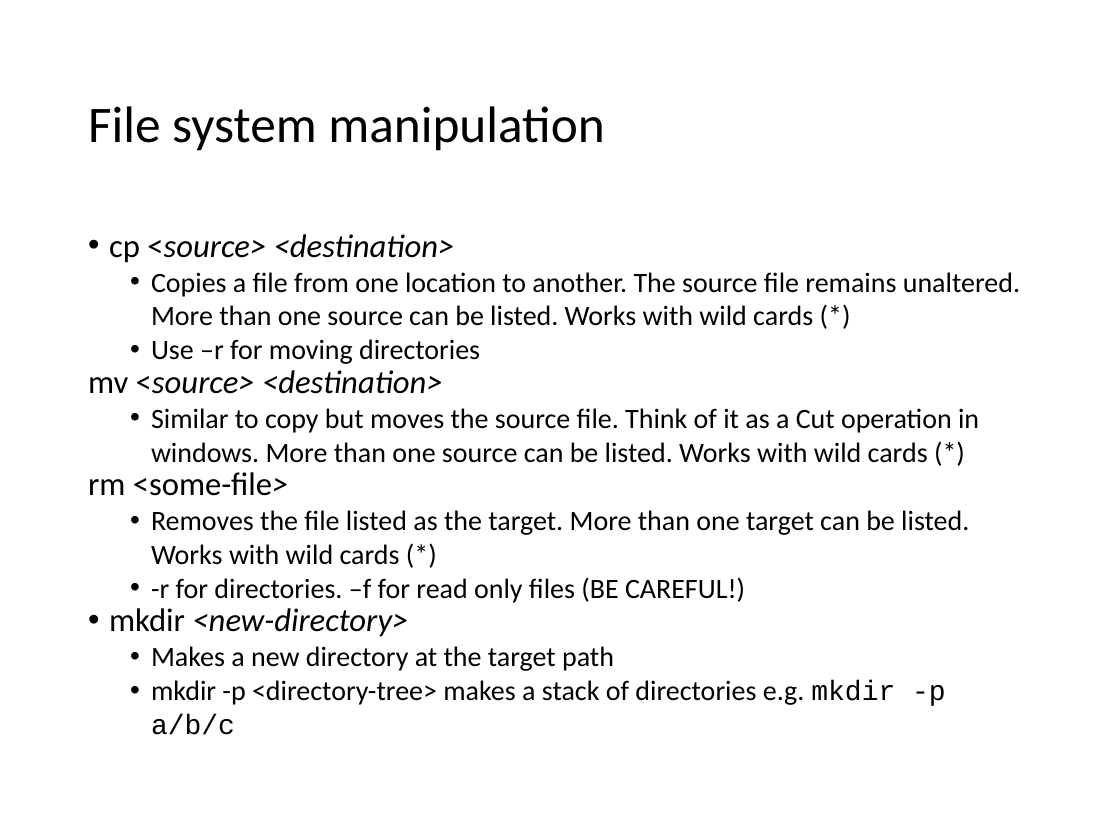
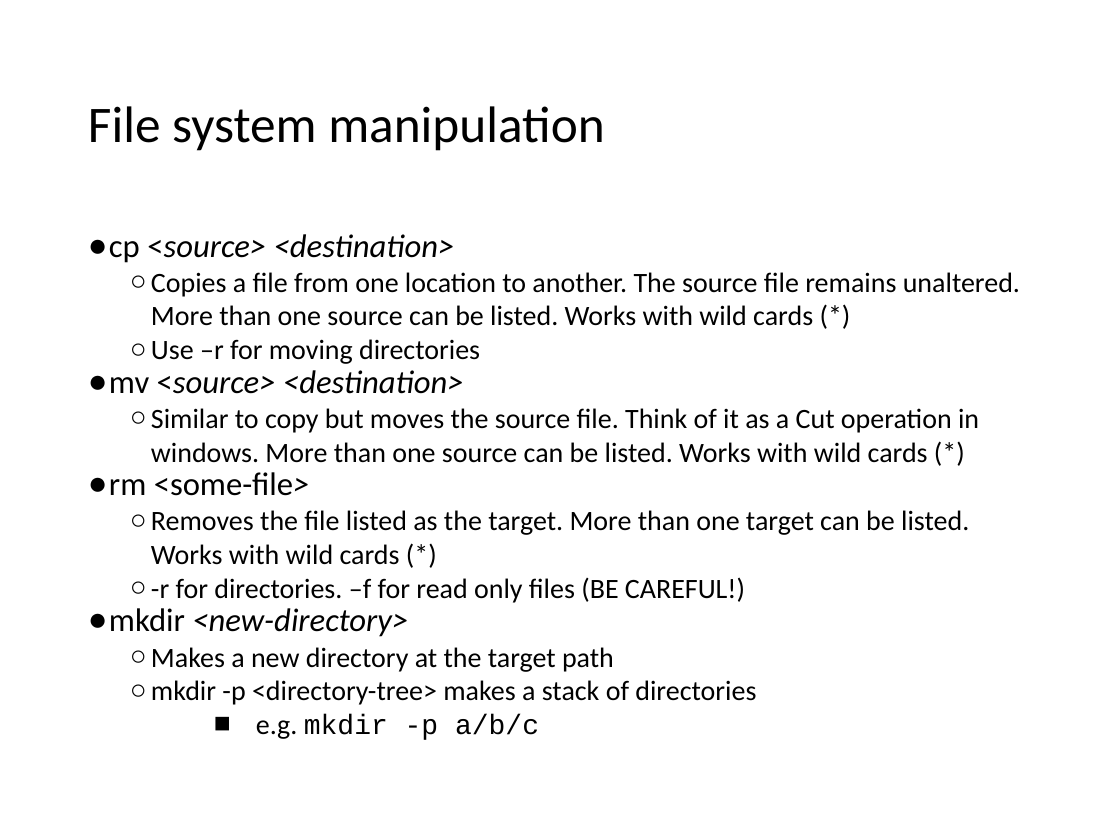
Before and after one commit to cmrsol/demo, a slide deck: slide 12 of linux-intro/shell_101.pptx (slide 11 before the commit). Drawn at 1120x840 pixels with LibreOffice and Linux fonts; fonts in the diff are those of the drawing. Boxes give left, top, right and bottom in pixels: in the first picture for what was removed or moved away, otherwise in the second. Text is boxed around its words. In the diff, an @@ line names an element or a change of style, - is before the commit and + after.

```diff
--- a/linux-intro/shell_101.pptx
+++ b/linux-intro/shell_101.pptx
@@ text at <box>109,234,1020,672</box>: bullet • to ●; bullet • to ○; bullet none to ● @@
@@ text at <box>151,680,756,740</box>: text changed @@
-  • mkdir -p <directory-tree> makes a stack of directories e.g. mkdir -p a/b/c
+  ○ mkdir -p <directory-tree> makes a stack of directories
+    ■ e.g. mkdir -p a/b/c
```
Also in this commit, not shown: 18 other slides changed, 11 slides added, 7 slides removed, 4 other files.
